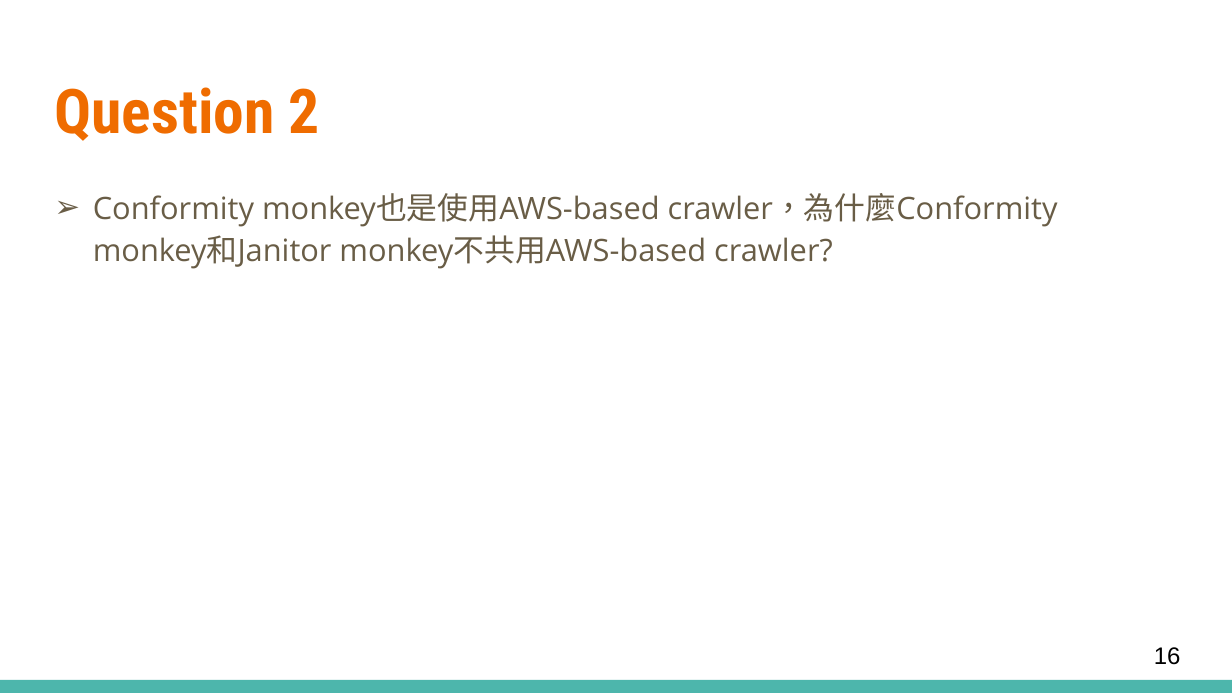
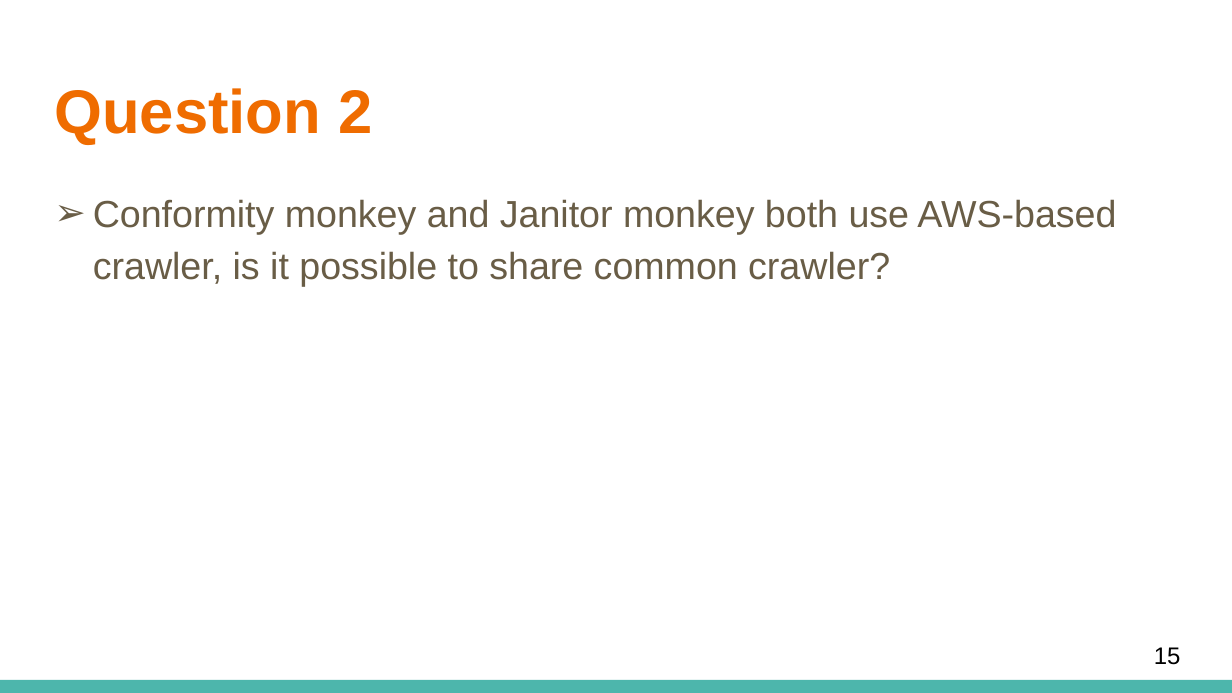
Before and after one commit to allen1759/NTU105-2_Software-Engineering, a slide deck: slide 15 of MeetingMinutes/SimianArmy_RelatedFiles/Crawler&CodingStyle.pptx (slide 16 before the commit). Drawn at 1232x693 pixels with LibreOffice and Linux fonts; fonts in the diff are those of the drawing. Boxes give left, top, right and bottom in pixels: in the first picture for what was removed or moved away, otherwise in the second. Text is boxed around its words. In the diff, an @@ line names an element or a change of style, - is before the commit and + after.

Commit message:
newer version of Crawler & Coding style

```diff
--- a/MeetingMinutes/SimianArmy_RelatedFiles/Crawler&CodingStyle.pptx
+++ b/MeetingMinutes/SimianArmy_RelatedFiles/Crawler&CodingStyle.pptx
@@ title "Question 2" at (x1=54, y1=88, x2=372, y2=145): font Roboto Condensed to Arial @@
@@ text at (x1=93, y1=199, x2=1116, y2=286): text changed; size 18 to 22 pt; font Open Sans to Arial @@
-➢ Conformity monkey也是使用AWS-based crawler，為什麼Conformity monkey和Janitor monkey不共用AWS-based crawler?
+➢ Conformity monkey and Janitor monkey both use AWS-based crawler, is it possible to share common crawler?
@@ page number at (x1=1154, y1=647, x2=1181, y2=665): text changed @@
-16
+15
```
Also in this commit, not shown: 7 other slides changed, 5 slides added, 4 slides removed.
